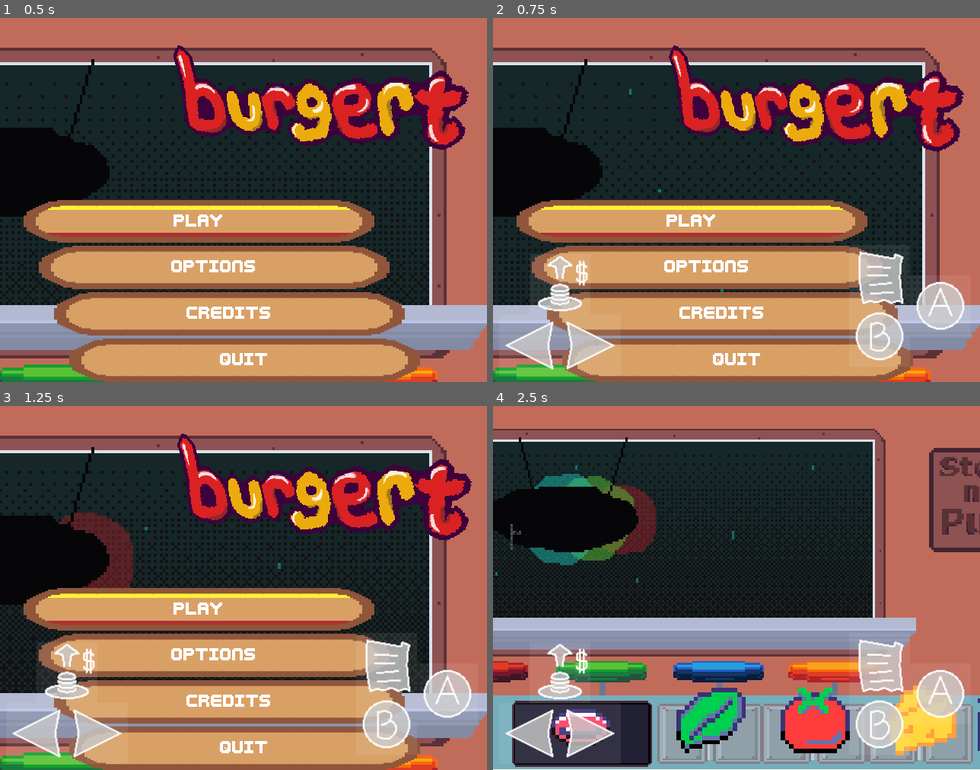
Above: before the commit, frames 1-4 (two rows, left to right).
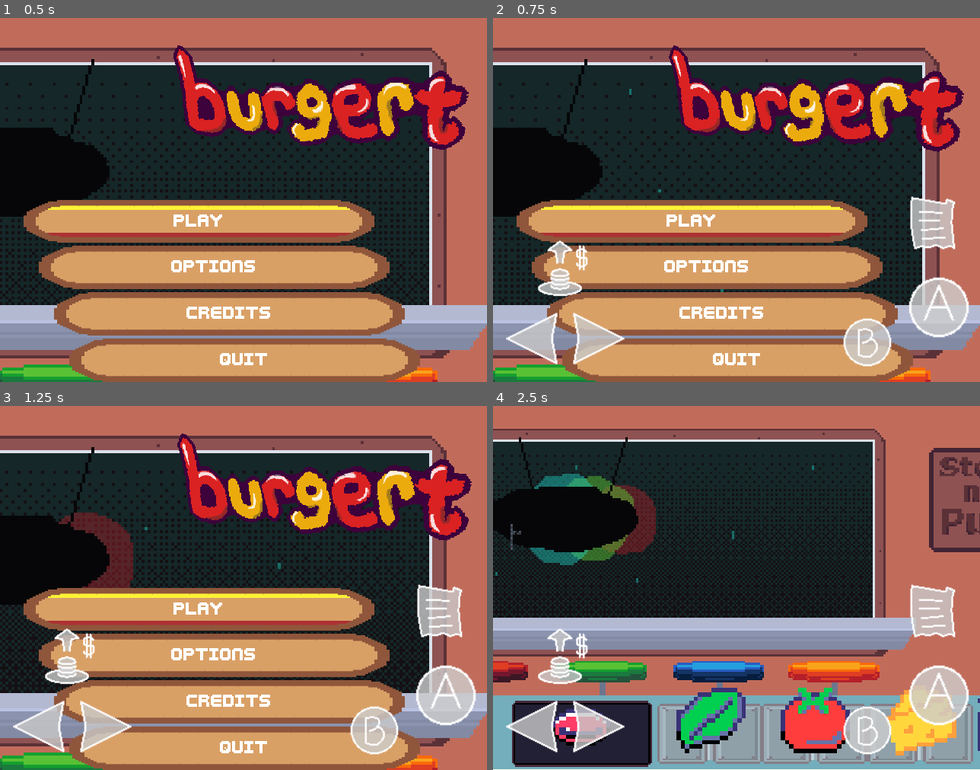
Above: after the commit, the same moments.

Repository: LettucePie/burgert
Game: Godot game, scene res://scenes/play.tscn
Same seed, same stepped clock (60 frames per second), same inputs: the game is played once before the commit and once after it. Sound files missing from this copy of the repository are replaced by a short silence.
Inputs (mouse positions are in pixels of both pictures, inside the frame that each line leads up to):
- Up to frame 1 (0.5 s): no input
- Up to frame 2 (0.75 s): click "Play" at 0.5 s
- Up to frame 3 (1.25 s): no input
- Up to frame 4 (2.5 s): tap Enter (menu) at 1.25 s; move the mouse to (843, 569) at 1.27 s; hold Right (right) 1.28-2 s; tap Z (confirm) at 1.35 s; click (843, 569) at 1.42 s; drag from (639, 606) to (712, 660) at 2.02 s

Frame 1 is identical in both runs. In frame 2, 6.5% of the frame differs, in the area x 2-98%, y 48-97%; in frame 3, 6.5%; in frame 4, 6.6%.

Commit message:
updated touch input mappings

Diff:
--- a/scenes/ui/touch_inputs.gd
+++ b/scenes/ui/touch_inputs.gd
@@ -6,6 +6,9 @@
 
 func _ready():
 	_on_resized()
+	for child in get_children():
+		if child.name.contains("Frame"):
+			child.color.a = 0.0
 
 
 func _on_resized():
--- a/scenes/ui/touch_inputs.tscn
+++ b/scenes/ui/touch_inputs.tscn
@@ -43,15 +43,16 @@
 
 [node name="Frame1" type="ColorRect" parent="."]
 layout_mode = 2
-anchor_left = 0.731
-anchor_top = 0.625
-anchor_right = 0.856
-anchor_bottom = 0.792
-offset_left = 0.160004
-offset_right = 0.159973
+anchor_left = 0.837
+anchor_top = 0.475
+anchor_right = 0.962
+anchor_bottom = 0.642
+offset_left = 0.320007
+offset_top = -1.52588e-05
+offset_right = 0.319946
 offset_bottom = -0.160034
 size_flags_vertical = 3
-color = Color(1, 1, 1, 0.0784314)
+color = Color(1, 1, 1, 0.184314)
 
 [node name="ViewOrder" type="TouchScreenButton" parent="Frame1"]
 texture_normal = ExtResource("2_mit08")
@@ -59,16 +60,16 @@
 
 [node name="Frame2" type="ColorRect" parent="."]
 layout_mode = 2
-anchor_left = 0.731
-anchor_top = 0.8
-anchor_right = 0.856
-anchor_bottom = 0.95
-offset_left = 0.160004
-offset_top = -4.0
+anchor_left = 0.706
+anchor_top = 0.808
+anchor_right = 0.831
+anchor_bottom = 0.975
+offset_left = 0.159973
+offset_top = 0.159973
 offset_right = 0.159973
-offset_bottom = 3.99997
+offset_bottom = -3.05176e-05
 size_flags_vertical = 3
-color = Color(1, 1, 1, 0.0784314)
+color = Color(1, 1, 1, 0.184314)
 
 [node name="TrashSandwhich" type="TouchScreenButton" parent="Frame2"]
 texture_normal = ExtResource("3_o3h1h")
@@ -78,16 +79,16 @@
 layout_mode = 1
 anchors_preset = -1
 anchor_left = 0.012
-anchor_top = 0.817
-anchor_right = 0.137
-anchor_bottom = 0.983
+anchor_top = 0.792
+anchor_right = 0.147
+anchor_bottom = 0.967
 offset_left = 0.32
-offset_top = -0.160004
-offset_right = 0.319992
-offset_bottom = 0.159973
+offset_top = -0.160034
+offset_right = -0.0800018
+offset_bottom = 1.83997
 grow_vertical = 0
 size_flags_vertical = 3
-color = Color(1, 1, 1, 0.0784314)
+color = Color(1, 1, 1, 0.184314)
 
 [node name="LeftArrow" type="TouchScreenButton" parent="Frame3"]
 texture_normal = ExtResource("4_1ywls")
@@ -97,13 +98,13 @@
 [node name="Frame4" type="ColorRect" parent="."]
 layout_mode = 2
 anchor_left = 0.075
-anchor_top = 0.65
+anchor_top = 0.608
 anchor_right = 0.2
-anchor_bottom = 0.817
-offset_top = -3.05176e-05
-offset_bottom = -0.160004
+anchor_bottom = 0.775
+offset_top = 0.159973
+offset_bottom = -3.05176e-05
 size_flags_vertical = 3
-color = Color(1, 1, 1, 0.0784314)
+color = Color(1, 1, 1, 0.184314)
 
 [node name="SendSandwhich" type="TouchScreenButton" parent="Frame4"]
 texture_normal = ExtResource("5_e8a4x")
@@ -111,16 +112,16 @@
 
 [node name="Frame5" type="ColorRect" parent="."]
 layout_mode = 2
-anchor_left = 0.856
-anchor_top = 0.708
-anchor_right = 0.981
-anchor_bottom = 0.875
-offset_left = 0.159973
-offset_top = 0.160004
-offset_right = 0.159973
+anchor_left = 0.837
+anchor_top = 0.692
+anchor_right = 0.994
+anchor_bottom = 0.9
+offset_left = 0.320007
+offset_top = -0.160004
+offset_right = -0.160034
 offset_bottom = -3.05176e-05
 size_flags_vertical = 3
-color = Color(1, 1, 1, 0.0784314)
+color = Color(1, 1, 1, 0.184314)
 
 [node name="AddIngredient" type="TouchScreenButton" parent="Frame5"]
 texture_normal = ExtResource("6_to0nm")
@@ -128,20 +129,17 @@
 
 [node name="Frame6" type="ColorRect" parent="."]
 layout_mode = 2
-anchor_left = 0.144
-anchor_top = 0.817
-anchor_right = 0.262
-anchor_bottom = 0.983
-offset_left = -4.16
-offset_top = -0.160004
-offset_right = 0.319977
-offset_bottom = 0.159973
+anchor_left = 0.15
+anchor_top = 0.792
+anchor_right = 0.284
+anchor_bottom = 0.971
+offset_top = -0.160034
+offset_right = 0.23999
+offset_bottom = -0.0800476
 size_flags_vertical = 3
-color = Color(1, 1, 1, 0.0784314)
+color = Color(1, 1, 1, 0.184314)
 
 [node name="RightArrow" type="TouchScreenButton" parent="Frame6"]
-position = Vector2(15.905, 0)
-scale = Vector2(1.695, 1.695)
 texture_normal = ExtResource("7_yihio")
 passby_press = true
 action = "right"
Not shown, changed: exports/android/burgert.apk
Not shown, changed: exports/android/burgert.apk.idsig
Not shown, changed: exports/html/index.html
Not shown, changed: exports/html/index.pck
Not shown, changed: exports/html/index.service.worker.js
Not shown, changed: exports/portmaster/arm64/burgert.pck
Not shown, changed: exports/portmaster/burgert/burgert/burgert.pck
